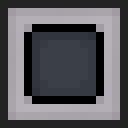
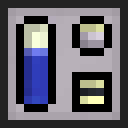
Before/after of a 128px x 128px layered artwork. What changed in the layer stack:
added layer "Injector Shadows" (25%) above "Injector Active" over [24, 24, 104, 104]
added layer "Injector Active" above "Injector Inactive" over [24, 24, 104, 104]
added layer "Injector Inactive" above "Melter Corners" over [16, 16, 112, 112]
hid "Melter Inactive", painted on it over [24, 24, 104, 104]
